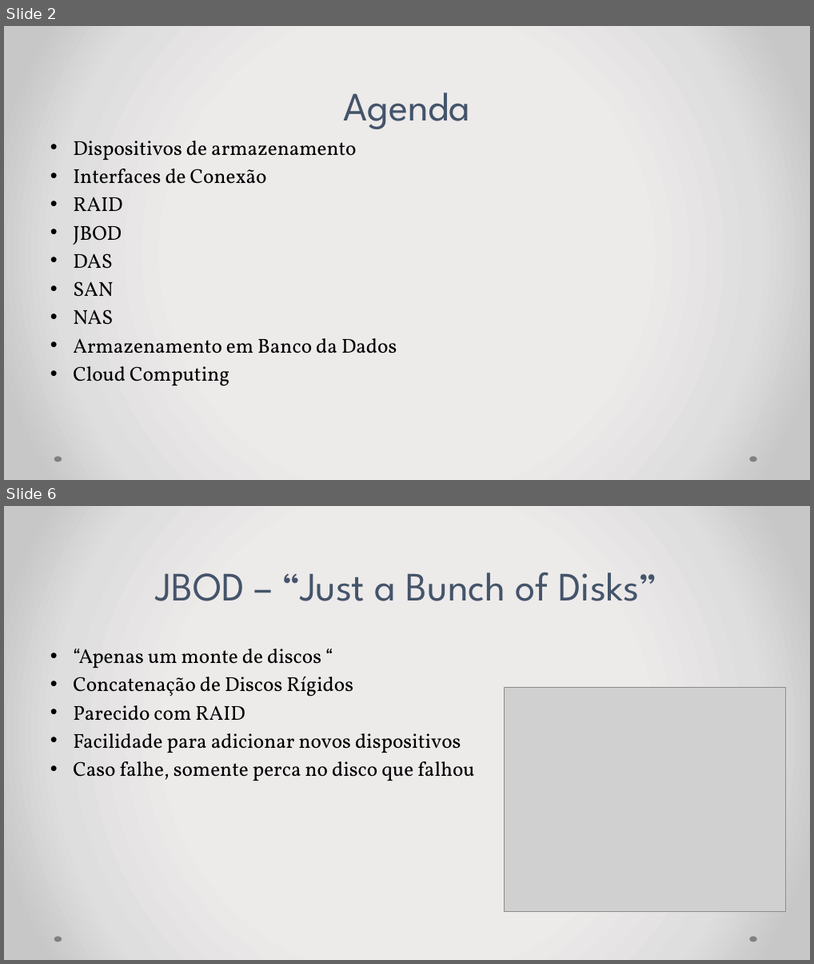
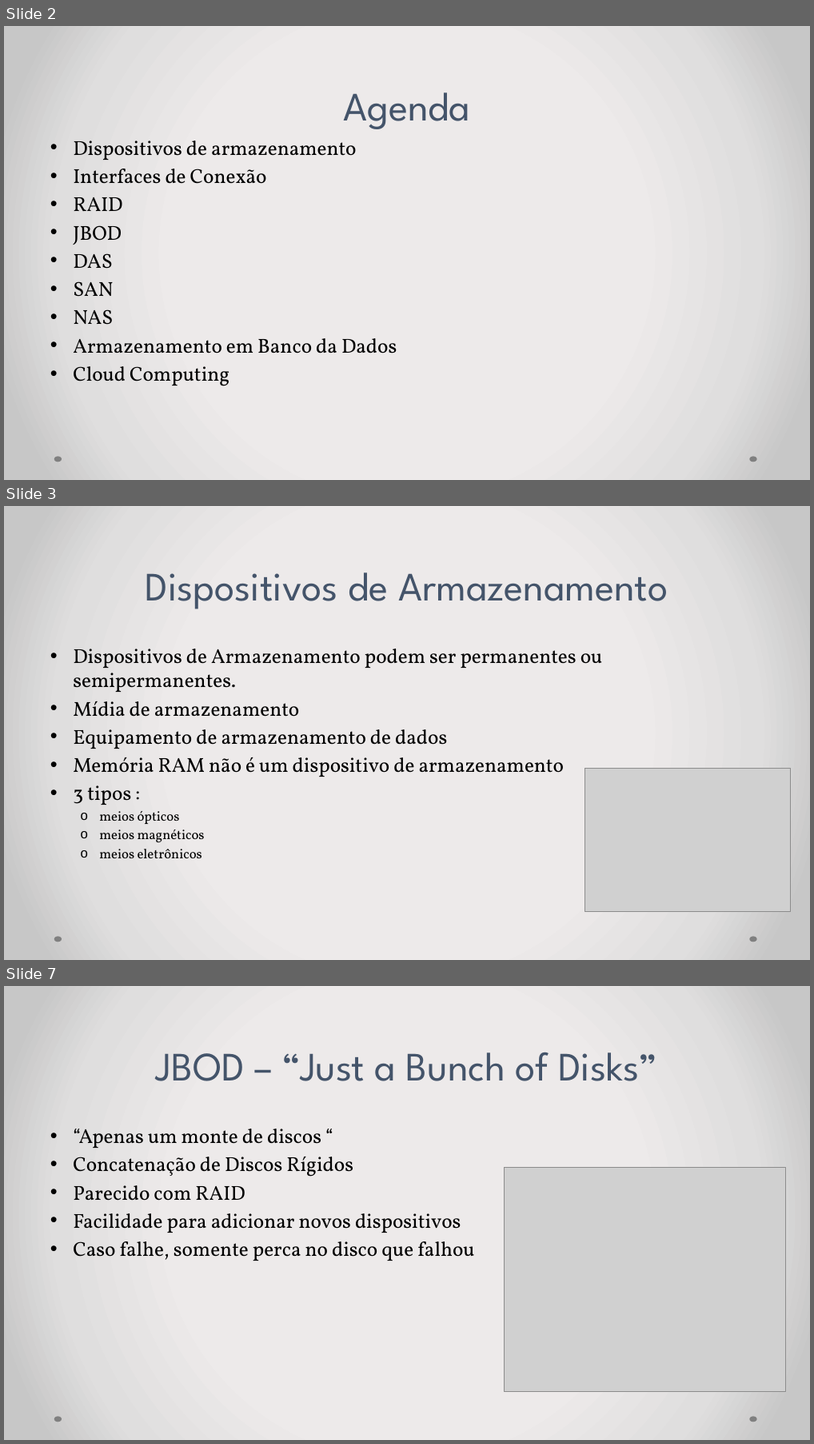
Before and after one commit to IHMHR/Arquitetura-de-Computadores, a slide deck: ApresentacaoArmazenamento.pptx. Shown one above the other, each under a label of ours: slides 2 and 6 before the commit, slides 2, 3 and 7 after it; the slides between them are not shown. The pictures are 814x964 and 814x1444 pixels, drawn with LibreOffice and Linux fonts; fonts in the diff are those of the drawing; grey boxes stand for pictures. Boxes give left, top, right and bottom in pixels: in the first picture for what was removed or moved away, otherwise in the second. Text is boxed around its words. In the diff, an @@ line names an element or a change of style, - is before the commit and + after.

```diff
--- a/ApresentacaoArmazenamento.pptx
+++ b/ApresentacaoArmazenamento.pptx
@@ slide 3 added at box(4, 506, 810, 960), background gradient #EDEBEB to #E0DEDE to #C9C7C7; not listed: 2 template elements that a slide beside it also shows @@
@@ title added at box(146, 572, 669, 609), 48 pt, text #44546A @@
+Dispositivos de Armazenamento
@@ text added at box(73, 648, 603, 858), 24 pt, text #000000 @@
+• Dispositivos de Armazenamento podem ser permanentes ou semipermanentes.
+• Mídia de armazenamento
+• Equipamento de armazenamento de dados
+• Memória RAM não é um dispositivo de armazenamento
+• 3 tipos :
+  o meios ópticos
+  o meios magnéticos
+  o meios eletrônicos
@@ picture added at box(586, 768, 791, 912) @@
@@ what was slide 6 is now slide 7 @@
```
Also in this commit, not shown: 4 other slides added, 6 slides removed, 6 other files.
